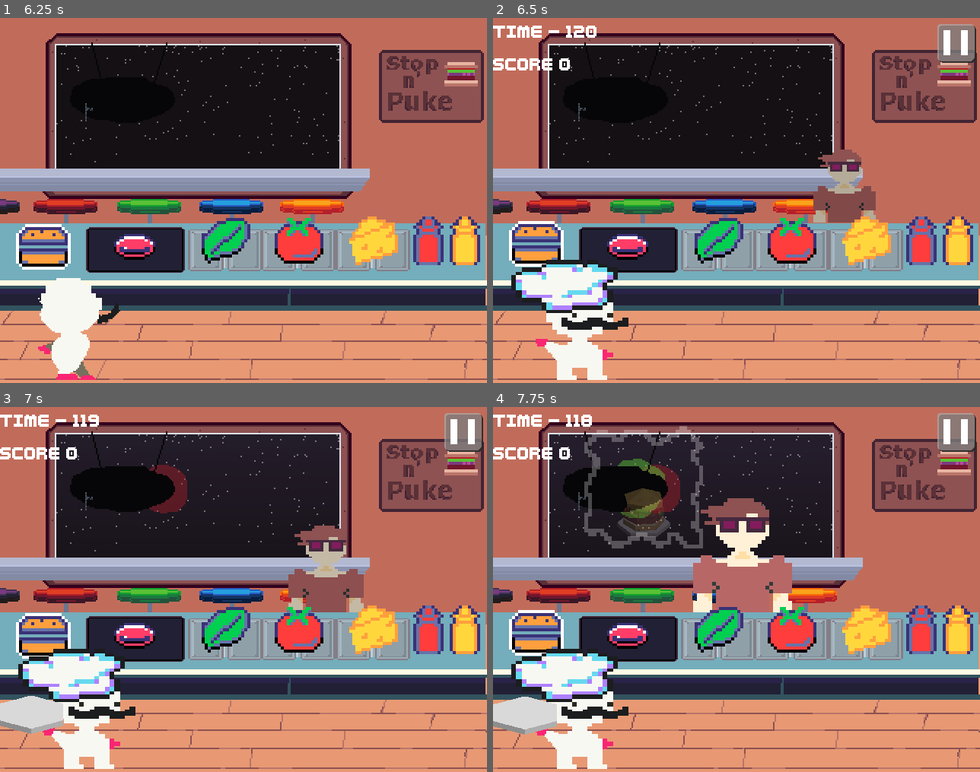
Above: before the commit, frames 1-4 (two rows, left to right).
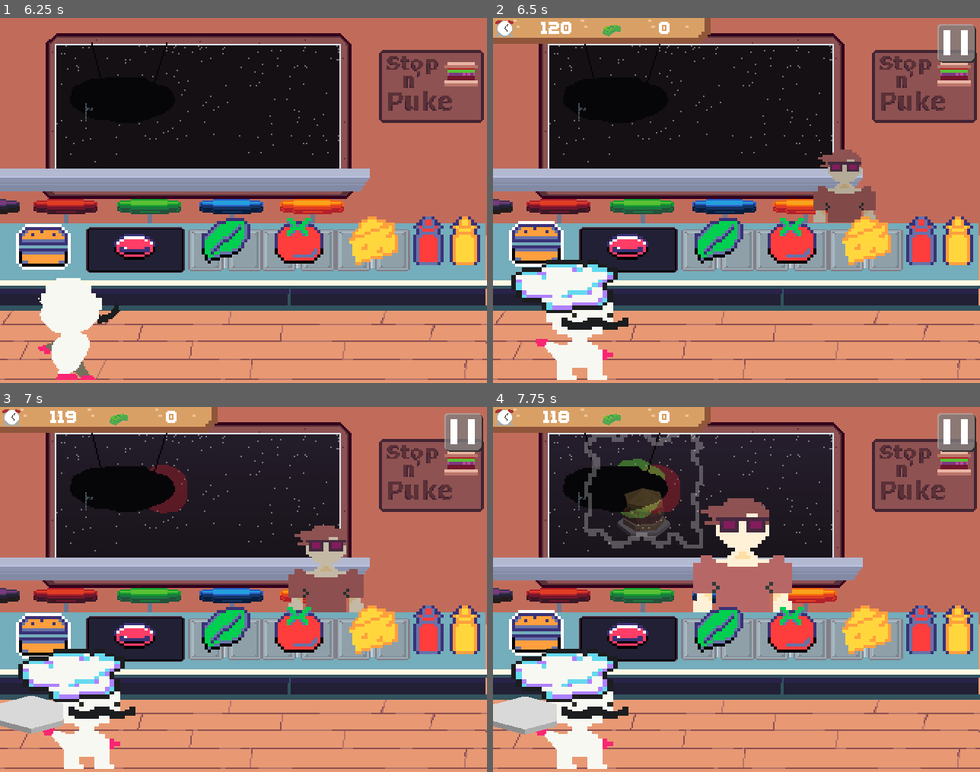
Above: after the commit, the same moments.

Repository: LettucePie/burgert
Game: Godot game, scene res://scenes/play.tscn
Same seed, same stepped clock (60 frames per second), same inputs: the game is played once before the commit and once after it. Sound files missing from this copy of the repository are replaced by a short silence.
Inputs (mouse positions are in pixels of both pictures, inside the frame that each line leads up to):
- Up to frame 1 (6.25 s): tap Enter (menu) at 0.5, 4.15 s; drag from (243, 200) to (292, 120) at 0.52 s; drag from (146, 218) to (219, 273) at 1.27 s; move the mouse to (292, 120) at 2.02 s; hold Right (right) 2.03-2.75 s; tap Z (confirm) at 2.1, 3.6, 5.1 s; drag from (219, 273) to (97, 145) at 2.77 s; move the mouse to (389, 255) at 3.52 s; hold Left (left) 3.53-4.25 s; tap Space at 3.77 s; drag from (97, 145) to (170, 109) at 4.27 s; move the mouse to (267, 200) at 5.02 s; hold Down (down) 5.03-5.75 s; click (267, 200) at 5.17 s; drag from (170, 109) to (297, 313) at 5.77 s
- Up to frame 2 (6.5 s): no input
- Up to frame 3 (7 s): move the mouse to (350, 571) at 6.52 s; hold Up (up) from 6.53 s (still down); tap Z (confirm) at 6.6 s; tap Space at 6.77 s
- Up to frame 4 (7.75 s): release Up (up) at 7.25 s; drag from (639, 607) to (867, 702) at 7.27 s

Frame 1 is identical in both runs. In frame 2, 2.9% of the frame differs, in the area x 0-45%, y 0-15%; in frame 3, 2.9%; in frame 4, 3.0%.

Commit message:
added a real hud for stats

Diff:
--- /dev/null
+++ b/assets/theme/styleboxes/panel_base_thin.tres
@@ -0,0 +1,12 @@
+[gd_resource type="StyleBoxTexture" load_steps=2 format=3 uid="uid://dafvvovo762nr"]
+
+[ext_resource type="Texture2D" uid="uid://bqnoscs4padtp" path="res://assets/images/graphics/menu/theme_sprites/panel_theme_thin.png" id="1_fi4yw"]
+
+[resource]
+texture = ExtResource("1_fi4yw")
+texture_margin_left = 24.0
+texture_margin_top = 24.0
+texture_margin_right = 24.0
+texture_margin_bottom = 24.0
+axis_stretch_horizontal = 2
+axis_stretch_vertical = 2
--- a/assets/theme/theme_a.tres
+++ b/assets/theme/theme_a.tres
@@ -6,6 +6,7 @@
 [ext_resource type="Texture2D" uid="uid://dxktxr3ghprgp" path="res://assets/images/graphics/menu/theme_sprites/slider_handle.png" id="4_k1ygk"]
 [ext_resource type="StyleBox" uid="uid://bof8qnrnq7pc6" path="res://assets/theme/styleboxes/panel_base.tres" id="4_ti2bw"]
 [ext_resource type="FontVariation" uid="uid://bn04ewryf11gi" path="res://assets/theme/fonts/theme_a_default_font.tres" id="6_brtba"]
+[ext_resource type="StyleBox" uid="uid://dafvvovo762nr" path="res://assets/theme/styleboxes/panel_base_thin.tres" id="6_kv3qb"]
 
 [sub_resource type="StyleBoxEmpty" id="StyleBoxEmpty_qo3yj"]
 
@@ -42,3 +43,5 @@
 IconButton/styles/pressed = SubResource("StyleBoxEmpty_a53v7")
 Panel/styles/panel = ExtResource("4_ti2bw")
 PanelContainer/styles/panel = ExtResource("4_ti2bw")
+PanelThin/base_type = &"Panel"
+PanelThin/styles/panel = ExtResource("6_kv3qb")
--- a/scenes/ui/hud.gd
+++ b/scenes/ui/hud.gd
@@ -5,6 +5,9 @@
 
 var order_shown : bool = false
 var timer : Timer = null
+
+@onready var time : Label = $stats/frame/time
+@onready var score : Label = $stats/frame/score
 
 @onready var scribbles : VBoxContainer = $order/VBoxContainer
 @onready var top_tear : TextureRect = $order/VBoxContainer/top
@@ -120,7 +123,7 @@
 
 
 func set_score(arg : int):
-	$VBoxContainer/score.text = "SCORE " + str(arg)
+	score.text = str(arg)
 
 
 func set_timer(t : Timer):
@@ -146,7 +149,7 @@
 	if order_shown:
 		process_scrolling(delta)
 	if timer != null:
-		$VBoxContainer/time.text = "TIME - " + str(floor(timer.time_left))
+		time.text = str(floor(timer.time_left))
 
 
 func _on_pause_pressed():
--- a/scenes/ui/hud.tscn
+++ b/scenes/ui/hud.tscn
@@ -50,9 +50,12 @@
 [ext_resource type="Texture2D" uid="uid://sytvun7re263" path="res://assets/images/graphics/orders/order-scribble_ketchup_5.png" id="42_un154"]
 [ext_resource type="Texture2D" uid="uid://dwjaxqcxpcppf" path="res://assets/images/graphics/orders/order-scribble_ketchup_6.png" id="43_k7htd"]
 [ext_resource type="Texture2D" uid="uid://bayt4p2g6n5uv" path="res://assets/images/graphics/orders/order-scribble_mustard_4.png" id="47_p487v"]
+[ext_resource type="Texture2D" uid="uid://vauxuyumskew" path="res://assets/images/graphics/hud/hud_icon_time.png" id="48_gq2ac"]
+[ext_resource type="Texture2D" uid="uid://bbsvtnsdn00d2" path="res://assets/images/graphics/money_stack.png" id="49_44jek"]
 [ext_resource type="Texture2D" uid="uid://b3qgqdbi0bmub" path="res://assets/images/graphics/orders/order-scribble_mustard_6.png" id="49_h3kgy"]
 
 [node name="hud" type="Control" groups=["lang_image_array"]]
+texture_filter = 1
 layout_mode = 3
 anchors_preset = 15
 anchor_right = 1.0
@@ -73,23 +76,80 @@
 ketchup_scribbles = Array[Texture2D]([ExtResource("18_52t0t"), ExtResource("19_tywnd"), ExtResource("20_ya3xl"), ExtResource("42_un154"), ExtResource("43_k7htd")])
 mustard_scribbles = Array[Texture2D]([ExtResource("21_p5sgu"), ExtResource("22_5n1vg"), ExtResource("23_shojr"), ExtResource("47_p487v"), ExtResource("49_h3kgy")])
 
-[node name="VBoxContainer" type="VBoxContainer" parent="."]
-layout_mode = 1
-anchors_preset = -1
-anchor_right = 0.341
-anchor_bottom = 0.171
-offset_right = -0.240021
-offset_bottom = -0.0800018
-
-[node name="time" type="Label" parent="VBoxContainer" groups=["lang_text"]]
-layout_mode = 2
+[node name="stats" type="Panel" parent="."]
+layout_mode = 1
+anchors_preset = -1
+anchor_left = -0.037
+anchor_top = -0.077
+anchor_right = 0.453
+anchor_bottom = 0.079
+offset_left = -0.32
+offset_top = -0.0399971
+offset_right = 0.0799866
+offset_bottom = 0.079998
+theme_type_variation = &"PanelThin"
+
+[node name="frame" type="Control" parent="stats"]
+layout_mode = 1
+anchor_left = 0.0710059
+anchor_top = 0.493333
+anchor_right = 0.961538
+anchor_bottom = 0.866667
+metadata/_edit_use_anchors_ = true
+
+[node name="time_icon" type="TextureRect" parent="stats/frame"]
+layout_mode = 1
+anchors_preset = -1
+anchor_right = 0.116279
+anchor_bottom = 1.0
+grow_horizontal = 2
+grow_vertical = 2
+texture = ExtResource("48_gq2ac")
+expand_mode = 1
+stretch_mode = 5
+metadata/_edit_use_anchors_ = true
+
+[node name="score_icon" type="TextureRect" parent="stats/frame"]
+layout_mode = 1
+anchors_preset = -1
+anchor_left = 0.504983
+anchor_right = 0.621262
+anchor_bottom = 1.0
+offset_right = 1.52588e-05
+grow_horizontal = 2
+grow_vertical = 2
+texture = ExtResource("49_44jek")
+expand_mode = 1
+stretch_mode = 5
+metadata/_edit_use_anchors_ = true
+
+[node name="time" type="Label" parent="stats/frame"]
+layout_mode = 1
+anchors_preset = -1
+anchor_left = 0.116279
+anchor_right = 0.498339
+anchor_bottom = 1.0
+grow_horizontal = 2
+grow_vertical = 2
 size_flags_vertical = 6
 text = "time"
-
-[node name="score" type="Label" parent="VBoxContainer" groups=["lang_text"]]
-layout_mode = 2
+horizontal_alignment = 1
+vertical_alignment = 1
+metadata/_edit_use_anchors_ = true
+
+[node name="score" type="Label" parent="stats/frame"]
+layout_mode = 1
+anchors_preset = -1
+anchor_left = 0.627907
+anchor_right = 1.0
+anchor_bottom = 1.0
+grow_horizontal = 2
+grow_vertical = 2
 size_flags_vertical = 6
 text = "score"
+horizontal_alignment = 1
+vertical_alignment = 1
+metadata/_edit_use_anchors_ = true
 
 [node name="order" type="ScrollContainer" parent="."]
 texture_filter = 1
Binary file added: assets/images/graphics/hud/hud_elements.aseprite
Binary file added: assets/images/graphics/hud/hud_emblem_placard.png
Not shown, added: assets/images/graphics/hud/hud_emblem_placard.png.import
Binary file added: assets/images/graphics/hud/hud_icon_time.png
Not shown, added: assets/images/graphics/hud/hud_icon_time.png.import
Binary file changed: assets/images/graphics/menu/theme_sprites/panel_theme.aseprite
Binary file added: assets/images/graphics/menu/theme_sprites/panel_theme_thin.png
Not shown, added: assets/images/graphics/menu/theme_sprites/panel_theme_thin.png.import
Binary file changed: assets/images/graphics/money.aseprite
Binary file added: assets/images/graphics/money_stack.png
Not shown, added: assets/images/graphics/money_stack.png.import
Not shown: 1 places in assets/theme/theme_a.tres that only renumber resources
(and 1 more such lines)
